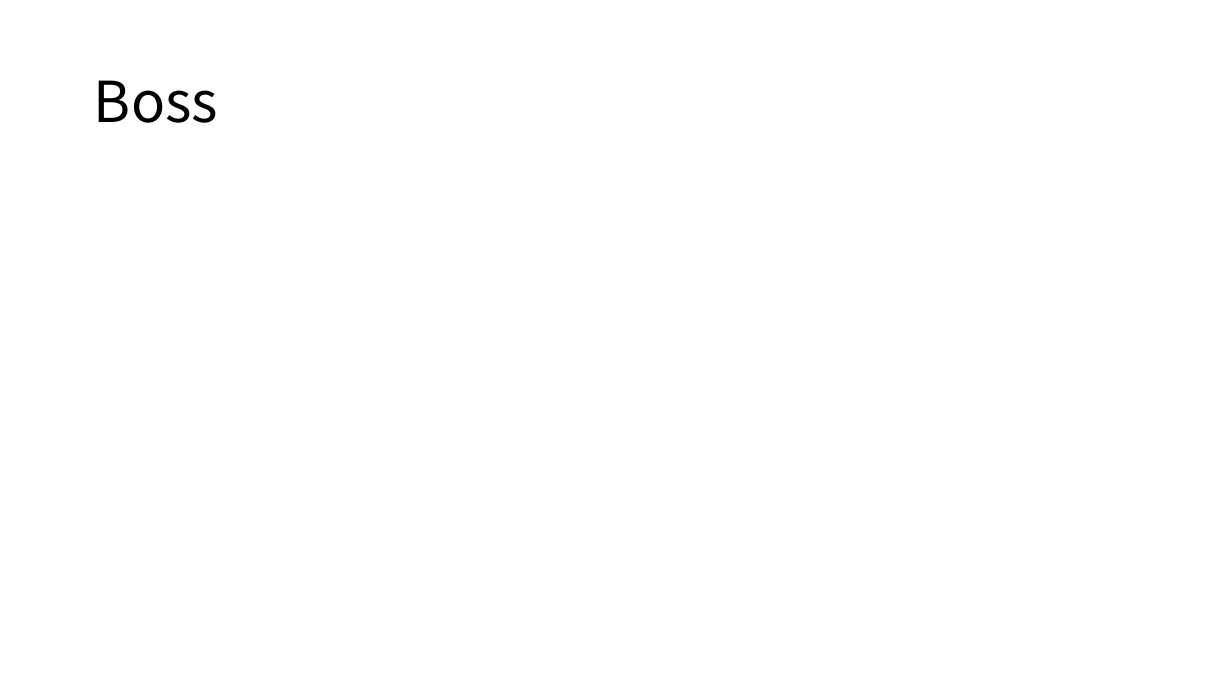
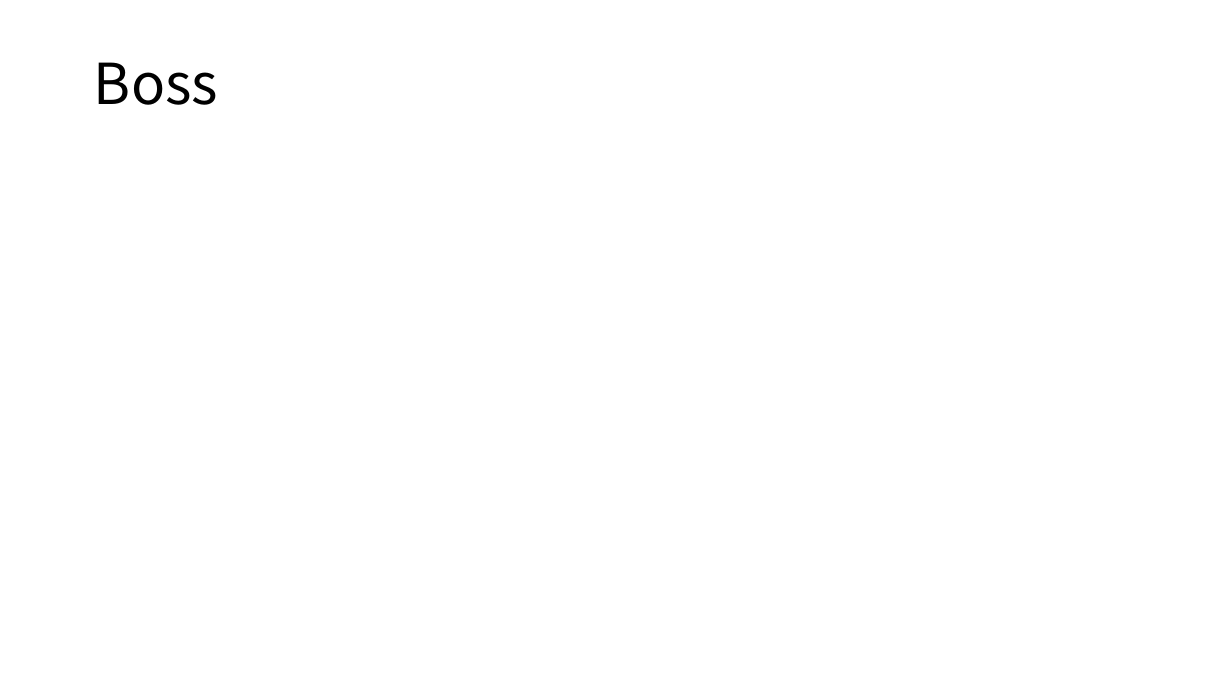
Before and after one commit to qq79402005/td, a slide deck: slide 7 of design/开发文档/GDD/十页说明书.pptx. Drawn at 1232x693 pixels with LibreOffice and Linux fonts; fonts in the diff are those of the drawing. Boxes give left, top, right and bottom in pixels: in the first picture for what was removed or moved away, otherwise in the second. Text is boxed around its words. In the diff, an @@ line names an element or a change of style, - is before the commit and + after.

```diff
--- a/design/开发文档/GDD/十页说明书.pptx
+++ b/design/开发文档/GDD/十页说明书.pptx
@@ title "Boss" moved from (x1=94, y1=80, x2=218, y2=123) to (x1=94, y1=62, x2=218, y2=105) @@
```
Also in this commit, not shown: 2 other slides changed, 1 other file.
